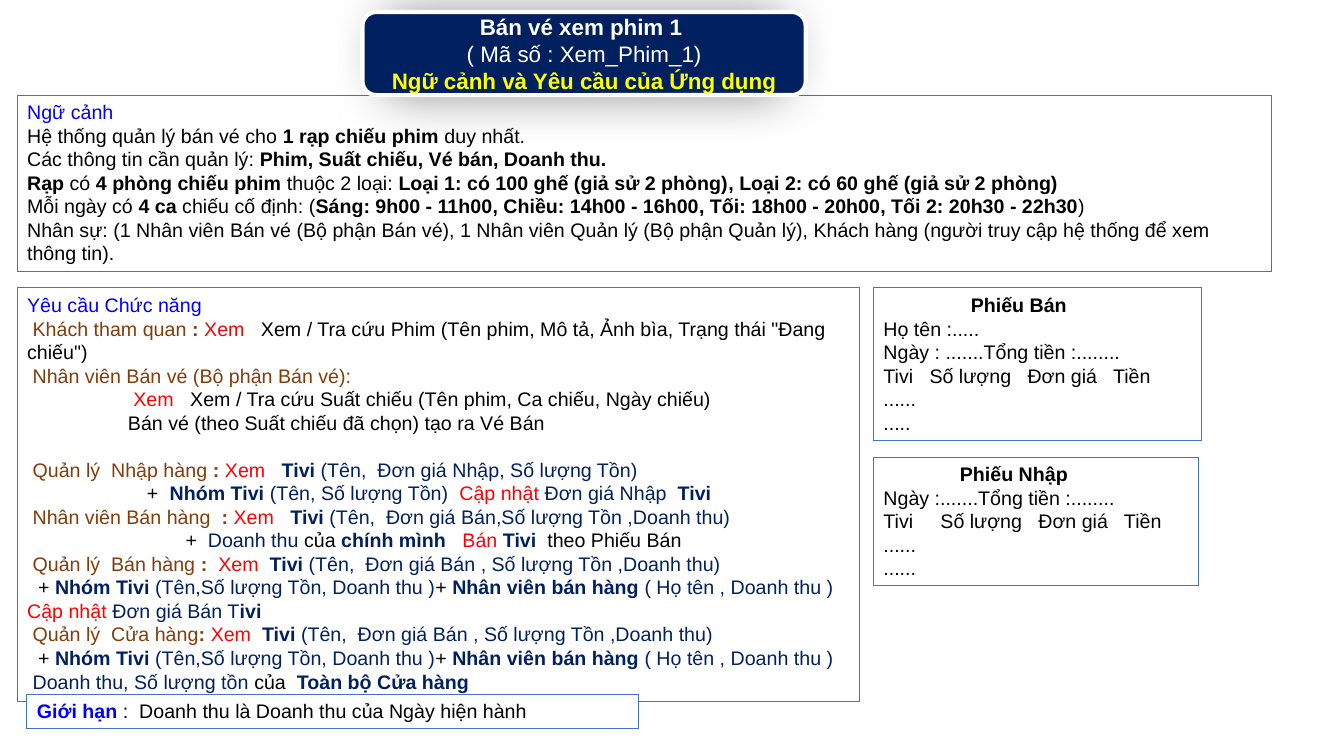
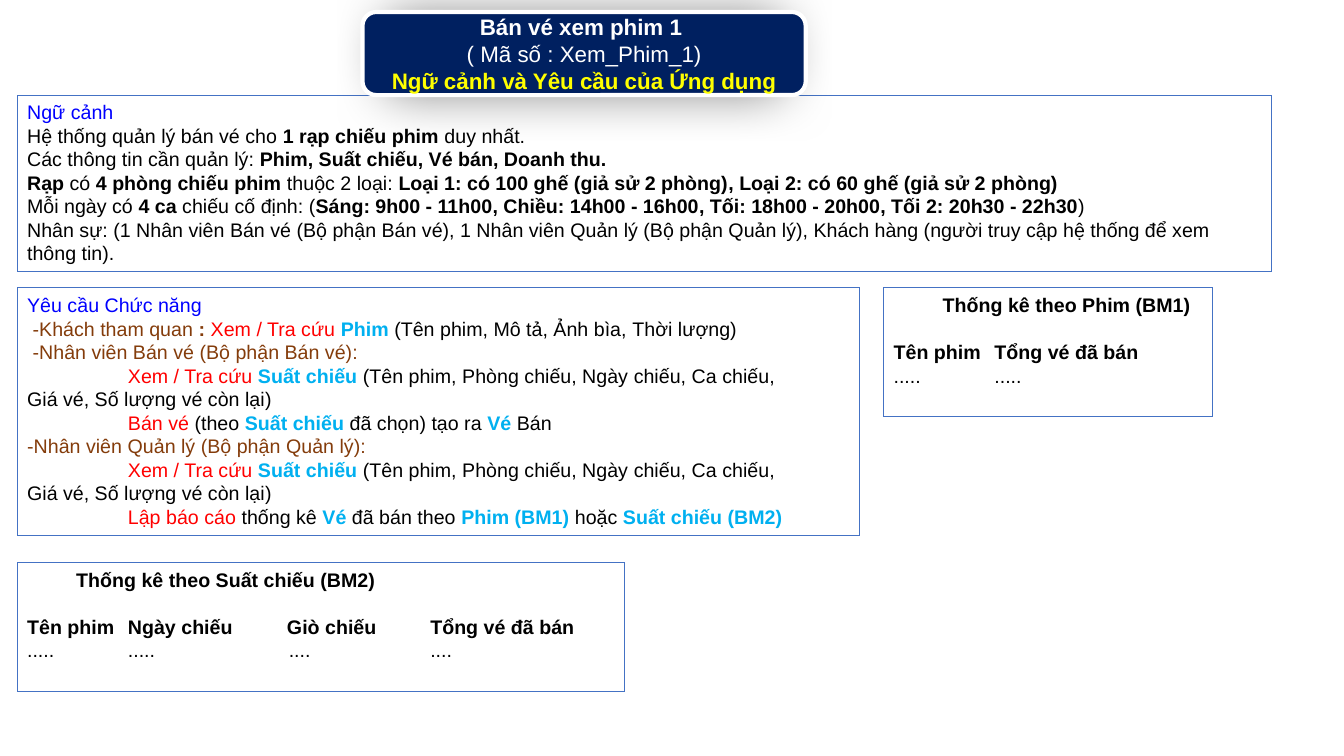
Before and after one commit to Quocbinh7416/cdtkmn_2025, a slide deck: slide 2 of Phan_tich_yeu_cau.pptx. Drawn at 1344x756 pixels with LibreOffice and Linux fonts; fonts in the diff are those of the drawing. Boxes give left, top, right and bottom in pixels: in the first picture for what was removed or moved away, otherwise in the second. Text is boxed around its words. In the diff, an @@ line names an element or a change of style, - is before the commit and + after.

```diff
--- a/Phan_tich_yeu_cau.pptx
+++ b/Phan_tich_yeu_cau.pptx
@@ rectangle "Yêu cầu Chức năng": place and size @@
-rectangle "Yêu cầu Chức năng" at (17, 288, 860, 702)
+rectangle "Yêu cầu Chức năng" at (17, 288, 860, 536)
@@ rectangle removed at (874, 288, 1203, 441) @@
-Phiếu Bán
-Họ tên :.....
-Ngày : .......Tổng tiền :........
-Tivi Số lượng Đơn giá Tiền
-......
-.....
@@ rectangle added at (884, 288, 1213, 417), fill #FFFFFF, outline #4472C4 0.75 pt, 14 pt, text #000000, bold @@
+Thống kê theo Phim (BM1)
+Tên phim Tổng vé đã bán
+..... .....
@@ text in rectangle at (27, 320, 774, 410): text changed @@
-Khách tham quan : Xem Xem / Tra cứu Phim (Tên phim, Mô tả, Ảnh bìa, Trạng thái "Đang chiếu")
-Nhân viên Bán vé (Bộ phận Bán vé):
-Xem Xem / Tra cứu Suất chiếu (Tên phim, Ca chiếu, Ngày chiếu)
+-Khách tham quan : Xem / Tra cứu Phim (Tên phim, Mô tả, Ảnh bìa, Thời lượng)
+-Nhân viên Bán vé (Bộ phận Bán vé):
+Xem / Tra cứu Suất chiếu (Tên phim, Phòng chiếu, Ngày chiếu, Ca chiếu, Giá vé, Số lượng vé còn lại)
@@ text in rectangle at (128, 415, 552, 434): text colour #000000 to #FF0000 in "Bán vé"; text colour #000000 to #00B0F0, bold on in "Suất chiếu Vé" @@
@@ text in rectangle at (27, 438, 782, 528): text changed; text colour #002060 to #000000 @@
-Quản lý Nhập hàng : Xem Tivi (Tên, Đơn giá Nhập, Số lượng Tồn)
-+ Nhóm Tivi (Tên, Số lượng Tồn) Cập nhật Đơn giá Nhập Tivi
-Nhân viên Bán hàng : Xem Tivi (Tên, Đơn giá Bán,Số lượng Tồn ,Doanh thu)
-+ Doanh thu của chính mình Bán Tivi theo Phiếu Bán
-Quản lý Bán hàng : Xem Tivi (Tên, Đơn giá Bán , Số lượng Tồn ,Doanh thu)
-+ Nhóm Tivi (Tên,Số lượng Tồn, Doanh thu )+ Nhân viên bán hàng ( Họ tên , Doanh thu ) Cập nhật Đơn giá Bán Tivi
-Quản lý Cửa hàng: Xem Tivi (Tên, Đơn giá Bán , Số lượng Tồn ,Doanh thu)
-+ Nhóm Tivi (Tên,Số lượng Tồn, Doanh thu )+ Nhân viên bán hàng ( Họ tên , Doanh thu )
-Doanh thu, Số lượng tồn của Toàn bộ Cửa hàng
+-Nhân viên Quản lý (Bộ phận Quản lý):
+Xem / Tra cứu Suất chiếu (Tên phim, Phòng chiếu, Ngày chiếu, Ca chiếu, Giá vé, Số lượng vé còn lại)
+Lập báo cáo thống kê Vé đã bán theo Phim (BM1) hoặc Suất chiếu (BM2)
@@ rectangle removed at (874, 457, 1200, 586) @@
-Phiếu Nhập
-Ngày :.......Tổng tiền :........
-Tivi Số lượng Đơn giá Tiền
-......
-......
@@ rectangle added at (17, 563, 624, 692), fill #FFFFFF, outline #4472C4 0.75 pt, 14 pt, text #000000, bold @@
+Thống kê theo Suất chiếu (BM2)
+Tên phim Ngày chiếu Giò chiếu Tổng vé đã bán
+..... ..... .... ....
@@ rectangle removed at (27, 695, 638, 729) @@
-Giới hạn : Doanh thu là Doanh thu của Ngày hiện hành
```
Also in this commit, not shown: 1 slide added, 1 slide removed, 46 other files.
